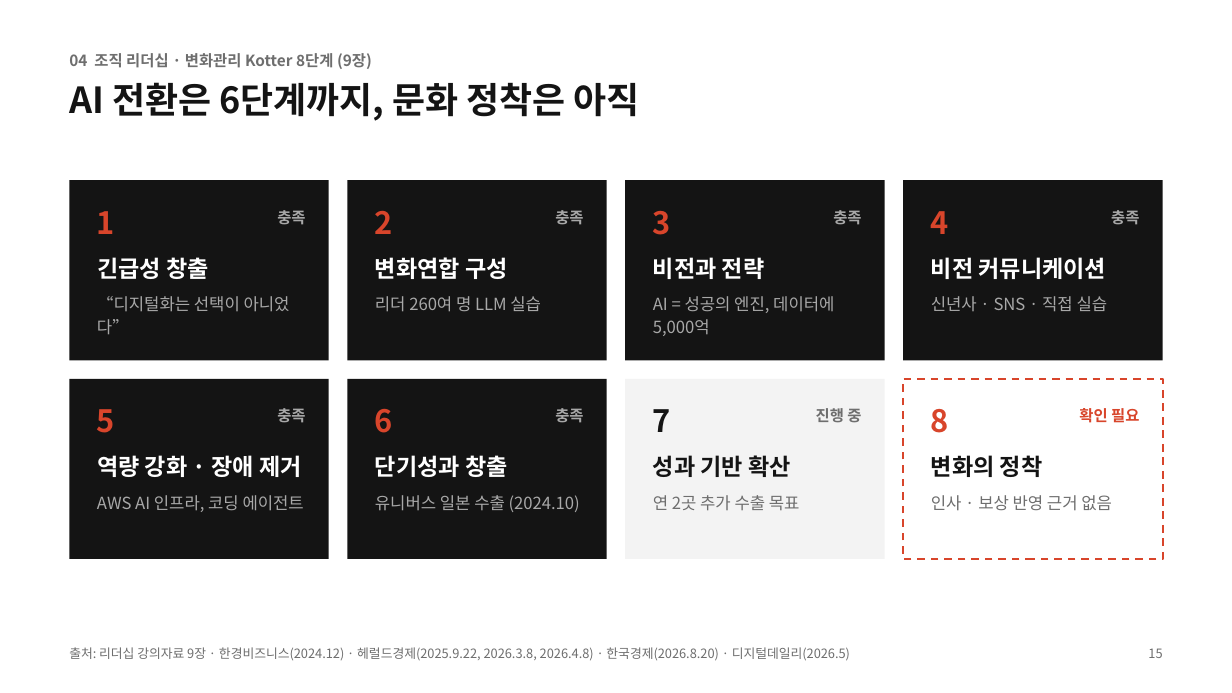
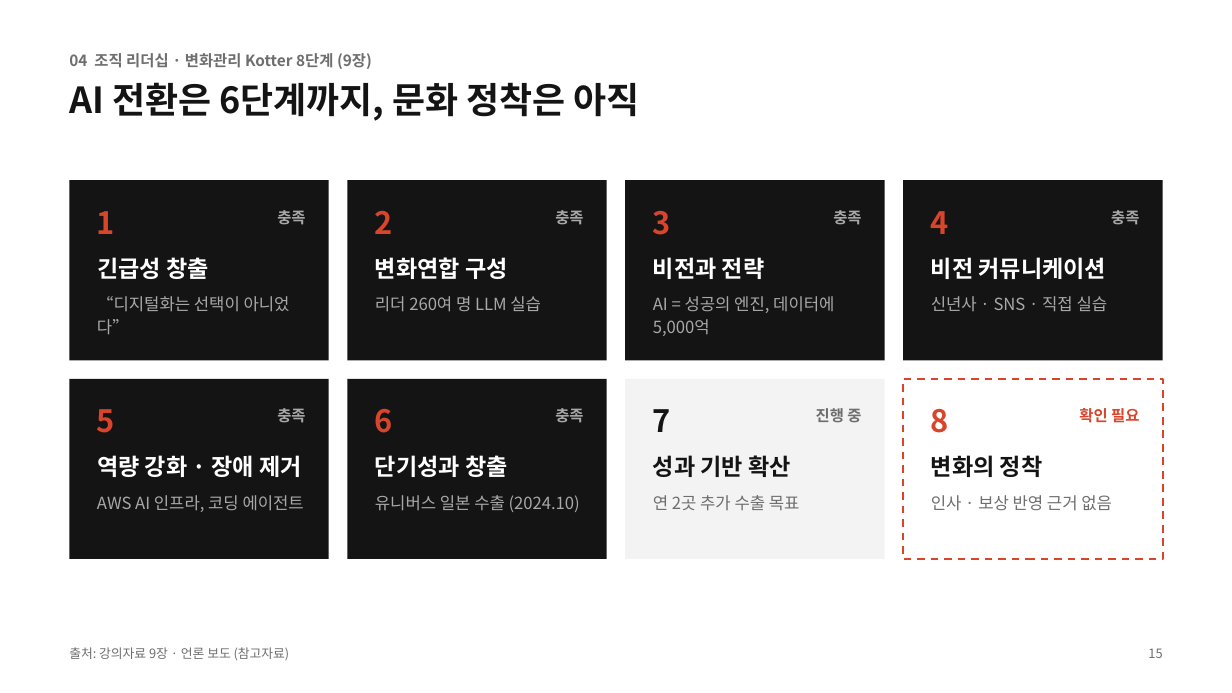
Before and after one commit to NATHAN18-ABLE/for-nathan, a slide deck: slide 15 of leadership-ppt/leadership-final.pptx. Drawn at 1232x693 pixels with LibreOffice and Linux fonts; fonts in the diff are those of the drawing. Boxes give left, top, right and bottom in pixels: in the first picture for what was removed or moved away, otherwise in the second. Text is boxed around its words. In the diff, an @@ line names an element or a change of style, - is before the commit and + after.

```diff
--- a/leadership-ppt/leadership-final.pptx
+++ b/leadership-ppt/leadership-final.pptx
@@ text at bbox=[69, 647, 290, 660]: text changed @@
-출처: 리더십 강의자료 9장 · 한경비즈니스(2024.12) · 헤럴드경제(2025.9.22, 2026.3.8, 2026.4.8) · 한국경제(2026.8.20) · 디지털데일리(2026.5)
+출처: 강의자료 9장 · 언론 보도 (참고자료)
```
Also in this commit, not shown: 10 other slides changed, 4 other files.
